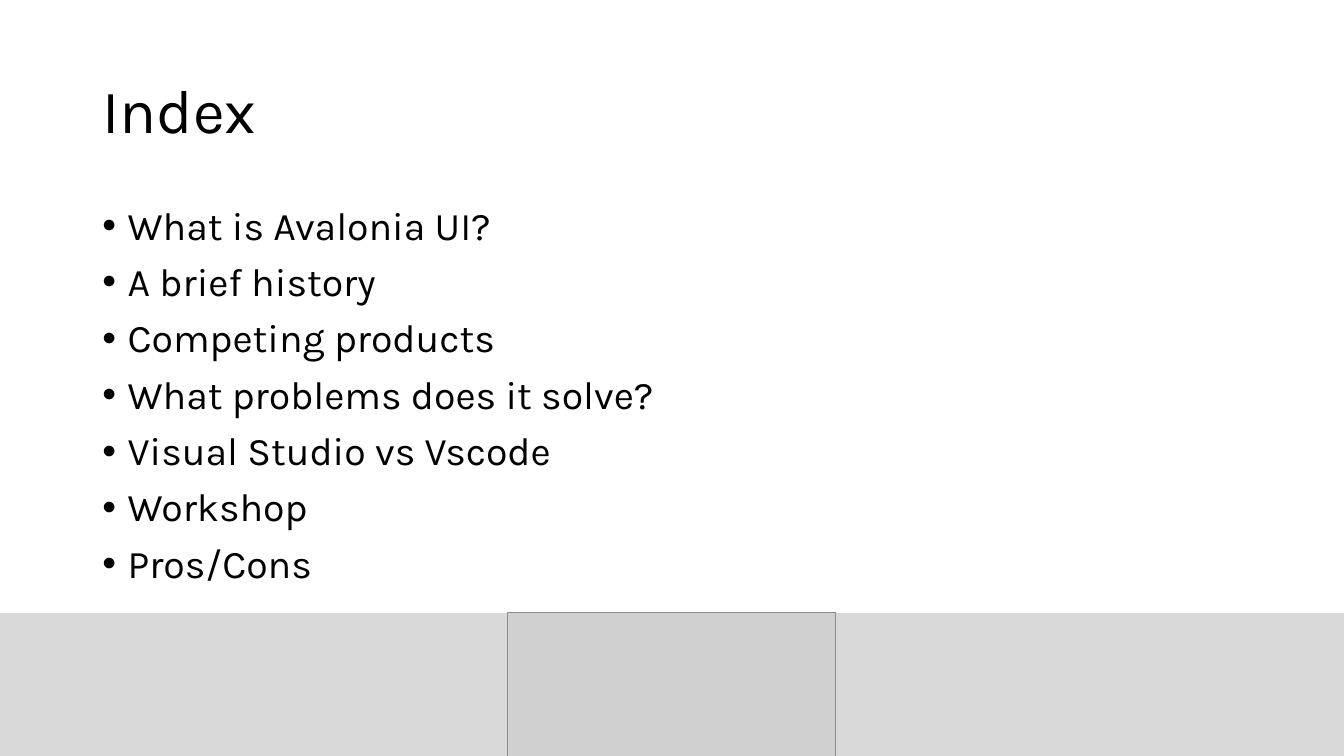
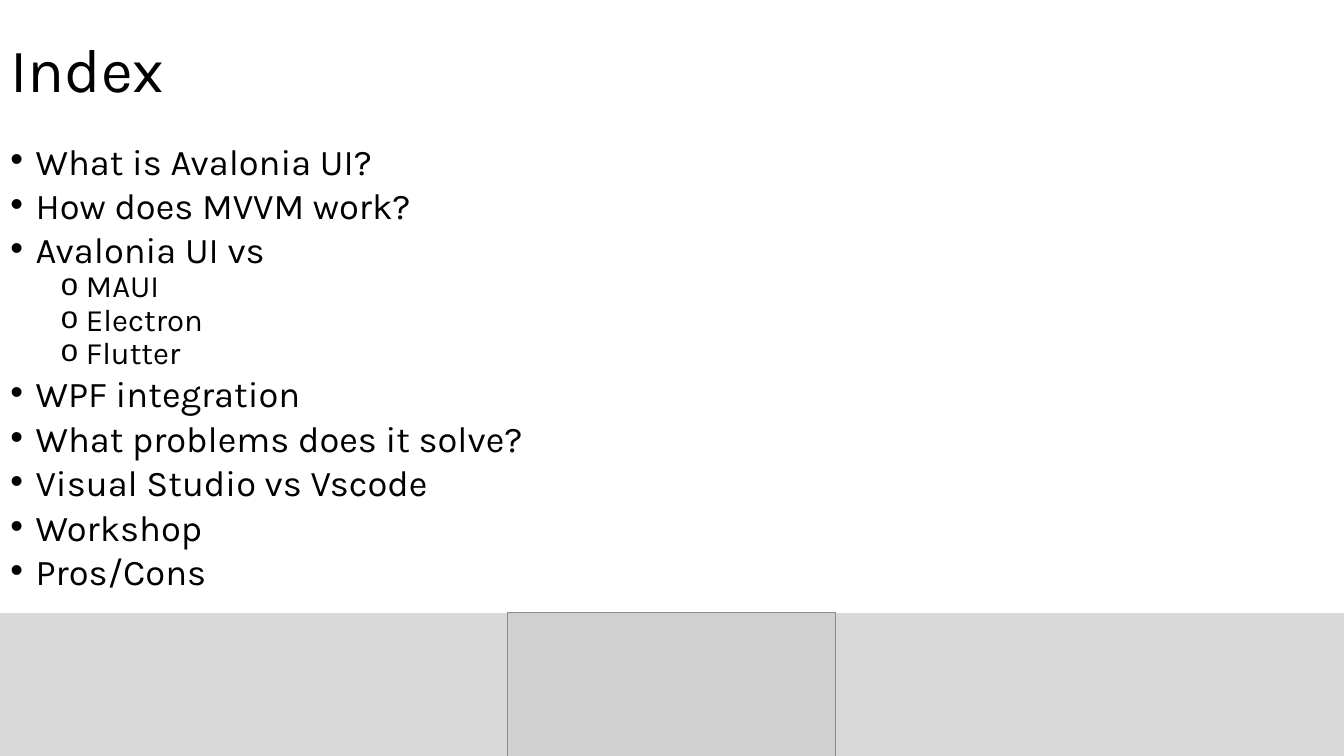
Before and after one commit to sebivenlo/esd-2024-avaloniaui, a slide deck: slide 2 of presentation/AvaloniaUI_presentation.pptx. Drawn at 1344x756 pixels with LibreOffice and Linux fonts; fonts in the diff are those of the drawing; grey boxes stand for pictures. Boxes give left, top, right and bottom in pixels: in the first picture for what was removed or moved away, otherwise in the second. Text is boxed around its words. In the diff, an @@ line names an element or a change of style, - is before the commit and + after.

```diff
--- a/presentation/AvaloniaUI_presentation.pptx
+++ b/presentation/AvaloniaUI_presentation.pptx
@@ title "Index": place and size @@
-title "Index" at (102,91,256,134)
+title "Index" at (10,50,164,93)
@@ text "What is Avalonia UI?": place and size @@
-text "What is Avalonia UI?" at (128,213,653,581)
+text "What is Avalonia UI?" at (36,150,523,588)
@@ text at (36,150,523,588): size 28 to 25.9 pt in "What is Avalonia UI?", "What problems does it solve?", "Visual Studio vs Vscode", "Workshop" and 1 more places; line spacing 0.9 to 0.7 @@
@@ text at (36,194,411,416): text changed; size 28 to 25.9 pt @@
-• A brief history
-• Competing products
+• How does MVVM work?
+• Avalonia UI vs
+  o MAUI
+  o Electron
+  o Flutter
+• WPF integration
```
Also in this commit, not shown: 6 other slides changed, 7 slides added, 2 slides removed.
